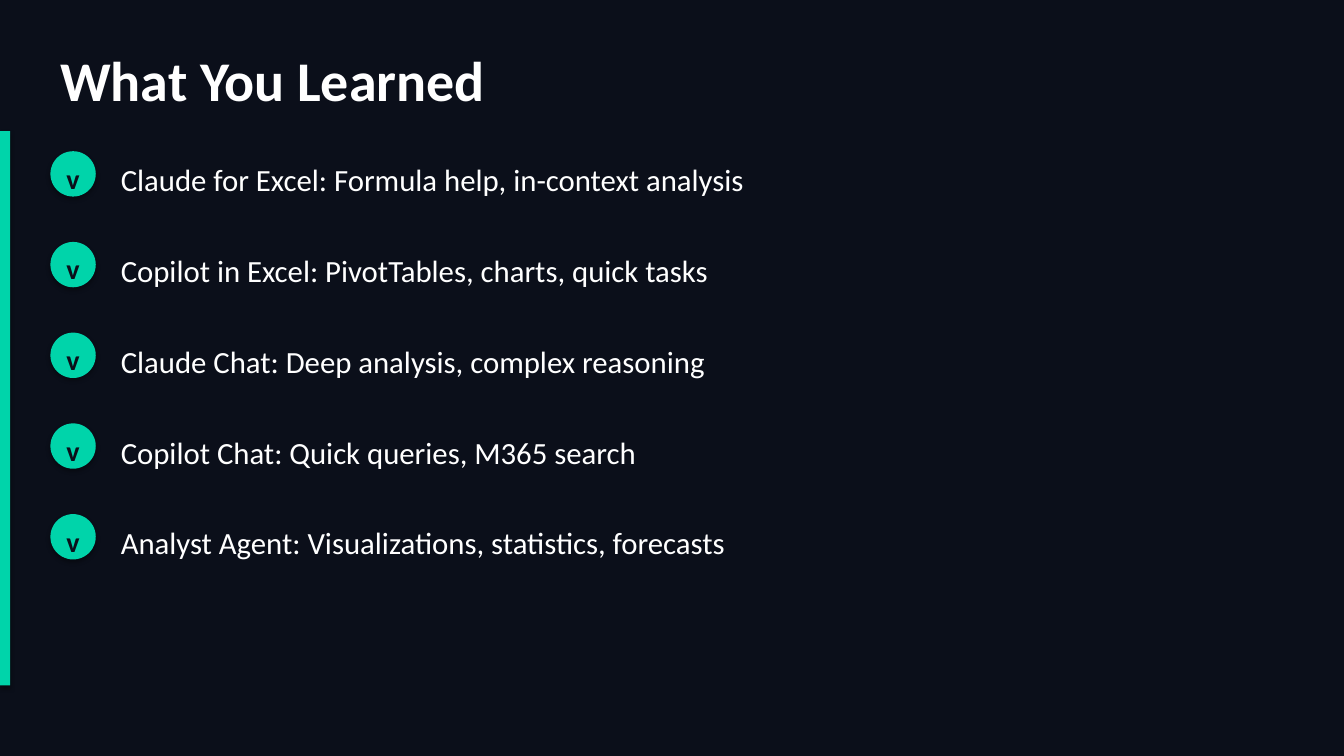
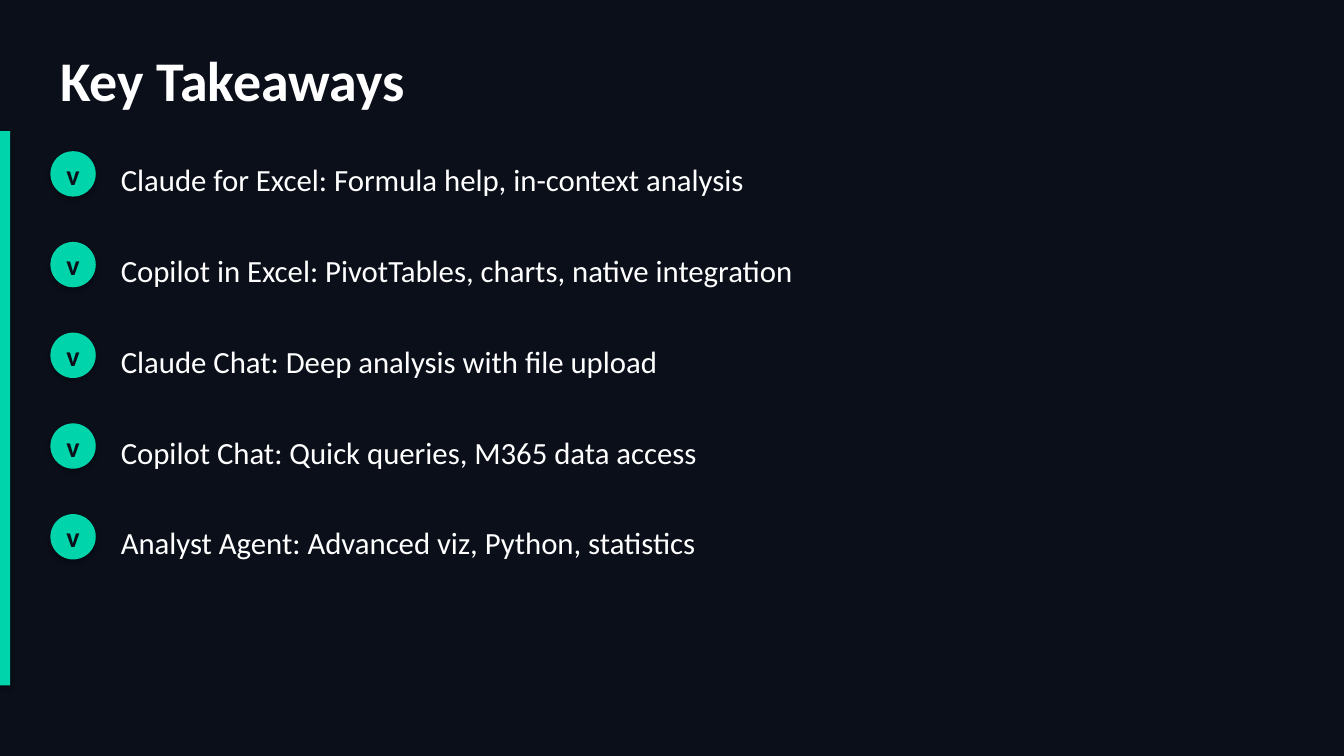
Before and after one commit to scottrhay/AIA-ClaudeCopilot, a slide deck: slide 30 of slides/B2_AI_Analytics_Business.pptx (slide 42 before the commit). Drawn at 1344x756 pixels with LibreOffice and Linux fonts; fonts in the diff are those of the drawing. Boxes give left, top, right and bottom in pixels: in the first picture for what was removed or moved away, otherwise in the second. Text is boxed around its words. In the diff, an @@ line names an element or a change of style, - is before the commit and + after.

```diff
--- a/slides/B2_AI_Analytics_Business.pptx
+++ b/slides/B2_AI_Analytics_Business.pptx
@@ text at box(60, 61, 405, 110): text changed @@
-What You Learned
+Key Takeaways
@@ text at box(121, 260, 793, 288): text changed @@
-Copilot in Excel: PivotTables, charts, quick tasks
+Copilot in Excel: PivotTables, charts, native integration
@@ text at box(121, 351, 657, 378): text changed @@
-Claude Chat: Deep analysis, complex reasoning
+Claude Chat: Deep analysis with file upload
@@ text at box(121, 442, 696, 469): text changed @@
-Copilot Chat: Quick queries, M365 search
+Copilot Chat: Quick queries, M365 data access
@@ vertical alignment top to middle in 5 elements at box(66, 171, 79, 185), box(66, 443, 79, 457), box(66, 261, 79, 275), box(66, 352, 79, 366), box(66, 533, 79, 547) @@
@@ text at box(121, 532, 695, 560): text changed @@
-Analyst Agent: Visualizations, statistics, forecasts
+Analyst Agent: Advanced viz, Python, statistics
```
Also in this commit, not shown: 15 other slides changed, 16 slides added, 29 slides removed, 50 other files.
